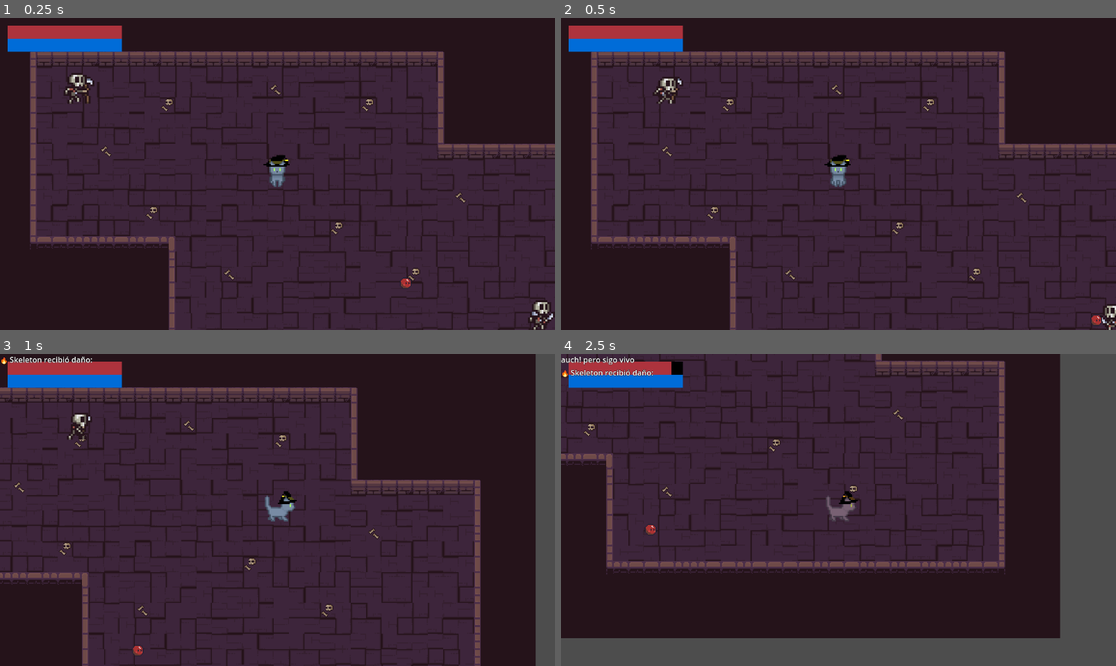
Above: before the commit, frames 1-4 (two rows, left to right).
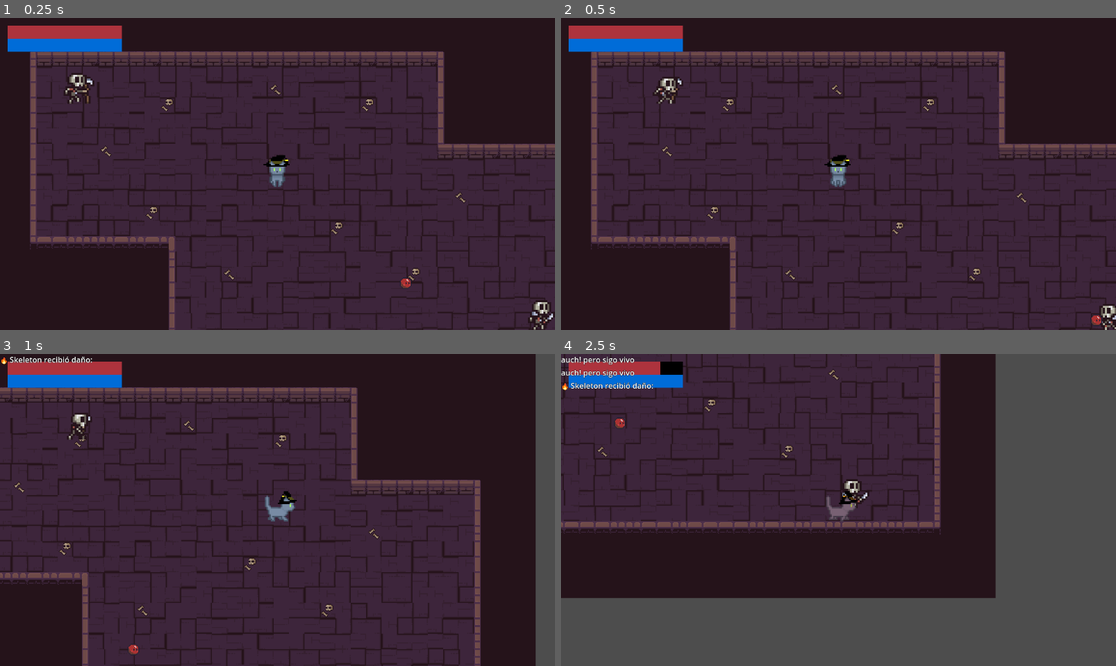
Above: after the commit, the same moments.

Repository: pablocoop/CC5408-Proyecto
Game: Godot game, scene res://scenes/debug_map.tscn
Same seed, same stepped clock (60 frames per second), same inputs: the game is played once before the commit and once after it. This scene is started directly instead of the project's main scene.
Inputs (mouse positions are in pixels of both pictures, inside the frame that each line leads up to):
- Up to frame 1 (0.25 s): no input
- Up to frame 2 (0.5 s): no input
- Up to frame 3 (1 s): move the mouse to (399, 494) at 0.52 s; hold D (move_right) from 0.53 s (still down); tap Space (attack) at 0.6 s
- Up to frame 4 (2.5 s): move the mouse to (727, 525) at 1.27 s; release D (move_right) at 1.28 s; hold S (move_down) 1.28-2.03 s; right-click (727, 525) at 1.35 s; move the mouse to (894, 441) at 2.02 s; hold D (move_right) from 2.03 s (still down); tap Space (attack) at 2.1 s

Frame 1 is identical in both runs. In frame 2, 0.2% of the frame differs, in the area x 96-100%, y 91-100%; in frame 3, less than 0.1%; in frame 4, 41%, in the area x 0-90%, y 0-92%.
Error in both runs: Invalid access to property or key 'died' on a base object of type 'null instance'. (res://scenes/skeleton.gd:22)

Commit message:
fix: skeleton wall bugg

Diff:
--- a/scenes/level_0.tscn
+++ b/scenes/level_0.tscn
@@ -521,7 +521,7 @@
 [node name="Skeleton" parent="." instance=ExtResource("2_rerym")]
 position = Vector2(1937, 246)
 scale = Vector2(4, 4)
-collision_mask = 10
+collision_mask = 11
 
 [node name="StaticBody2D" type="StaticBody2D" parent="."]
 collision_mask = 10
--- a/scenes/player.tscn
+++ b/scenes/player.tscn
@@ -8,7 +8,8 @@
 [ext_resource type="Texture2D" uid="uid://chawd20wgsy5p" path="res://assets/2D Pixel Dungeon Asset Pack/items and trap_animation/flamethrower/flamethrower_2_2.png" id="6_fjrip"]
 
 [sub_resource type="CapsuleShape2D" id="CapsuleShape2D_dqkch"]
-radius = 9.5
+radius = 7.0
+height = 24.0
 
 [sub_resource type="Animation" id="Animation_qhqgy"]
 length = 0.001
@@ -1378,6 +1379,7 @@
 graph_offset = Vector2(0, -190.518)
 
 [sub_resource type="CapsuleShape2D" id="CapsuleShape2D_tuyoq"]
+height = 38.0
 
 [sub_resource type="StyleBoxFlat" id="StyleBoxFlat_dqkch"]
 bg_color = Color(0, 0, 0, 1)
--- a/scenes/skeleton.gd
+++ b/scenes/skeleton.gd
@@ -27,7 +27,7 @@
 		return
 
 	if is_dead or is_invulnerable:
-		move_and_slide()  # Evitar fricción infinita si ya tiene velocidad
+		#move_and_slide()  # Evitar fricción infinita si ya tiene velocidad
 		return  # no moverse ni reproducir "movement" durante la animación de daño
 
 	velocity.x = move_toward(velocity.x, max_speed * pivot.scale.x, acceleration * delta)
--- a/scenes/skeleton.tscn
+++ b/scenes/skeleton.tscn
@@ -11,16 +11,16 @@
 [ext_resource type="Script" uid="uid://b4biuqxkvk28o" path="res://components/health_component.gd" id="9_i0f3v"]
 
 [sub_resource type="CapsuleShape2D" id="CapsuleShape2D_5uy6h"]
-radius = 7.13241
-height = 18.2648
+radius = 7.0367
+height = 18.0734
 
 [sub_resource type="CapsuleShape2D" id="CapsuleShape2D_haw2w"]
 radius = 7.0
 height = 18.0
 
 [sub_resource type="CapsuleShape2D" id="CapsuleShape2D_i0f3v"]
-radius = 3.0
-height = 10.0
+radius = 4.0
+height = 16.0
 
 [sub_resource type="AnimationNodeAnimation" id="AnimationNodeAnimation_w4hcs"]
 animation = &"attack"
